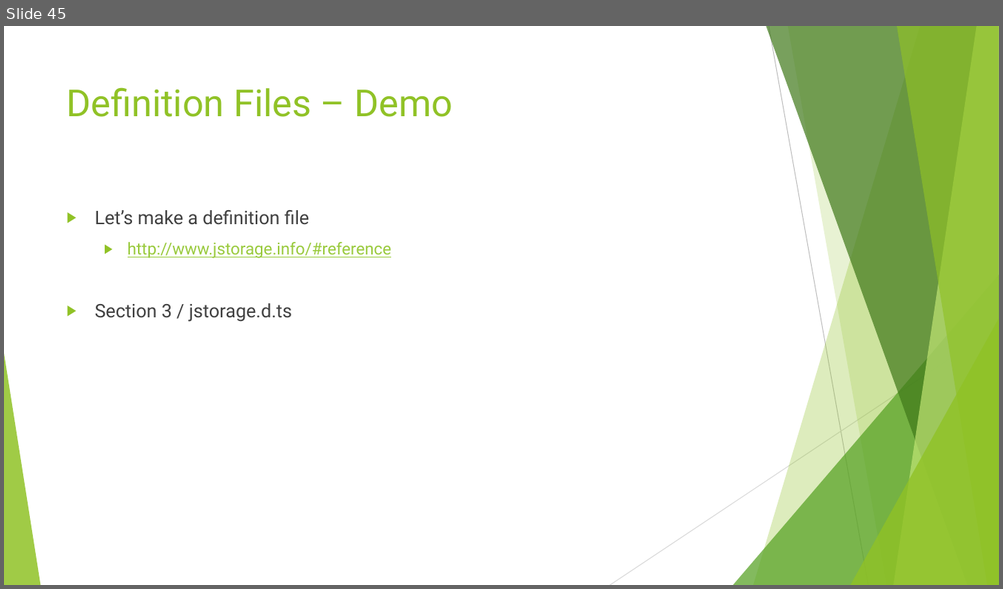
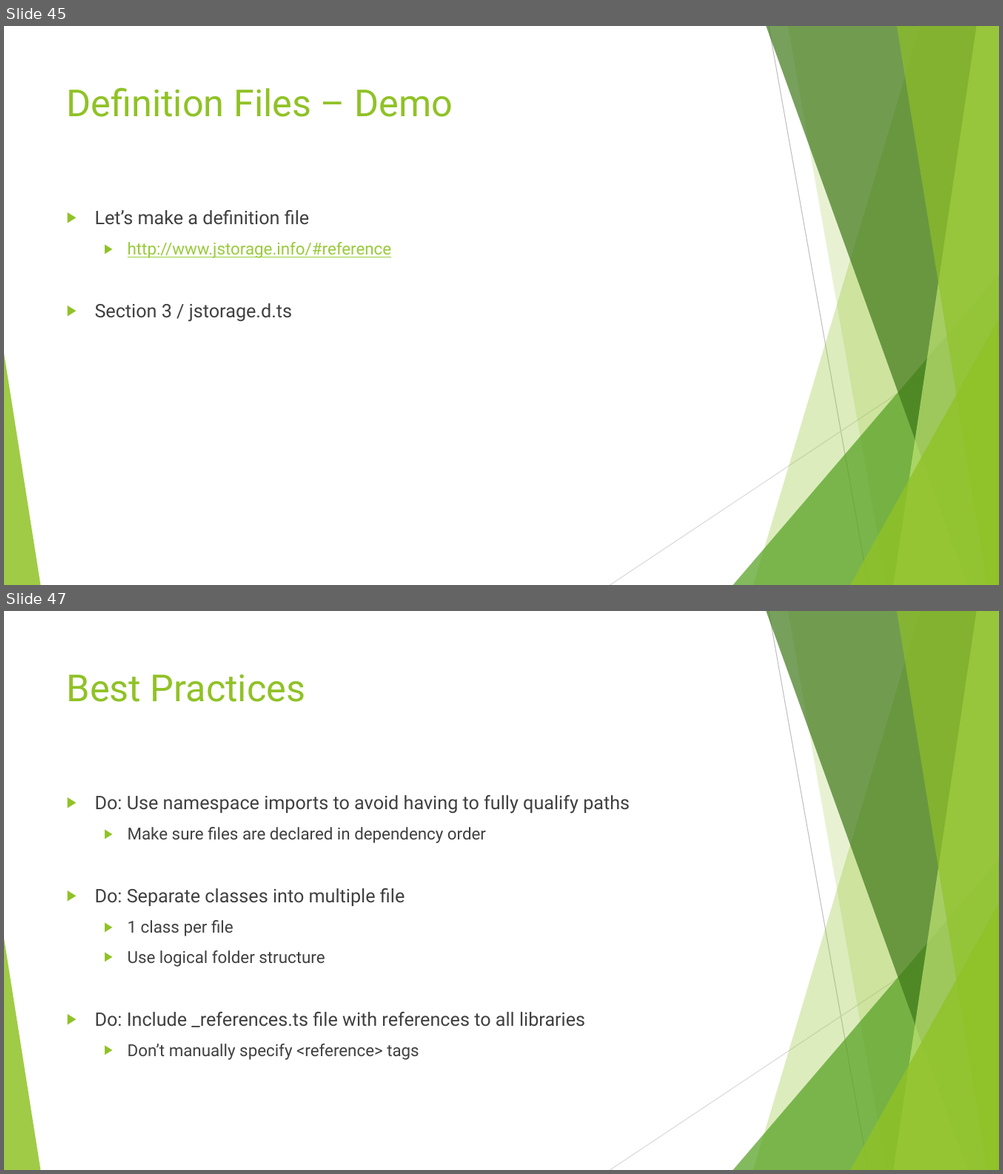
Before and after one commit to dflor003/typescript-fundamentals, a slide deck: Presentation/TypeScriptFundamentals.pptx. Shown one above the other, each under a label of ours: slide 45 before the commit, slides 45 and 47 after it; the slides between them are not shown. The pictures are 1003x589 and 1003x1174 pixels, drawn with LibreOffice and Linux fonts; fonts in the diff are those of the drawing. Boxes give left, top, right and bottom in pixels: in the first picture for what was removed or moved away, otherwise in the second. Text is boxed around its words. In the diff, an @@ line names an element or a change of style, - is before the commit and + after.

```diff
--- a/Presentation/TypeScriptFundamentals.pptx
+++ b/Presentation/TypeScriptFundamentals.pptx
@@ slide 47 added at [4,611,999,1170], background #FFFFFF; not listed: 10 template elements that a slide beside it also shows @@
@@ title added at [67,674,305,702], 36 pt, text #90C226 @@
+Best Practices
@@ text added at [95,795,629,1060], 18 pt, text #404040 @@
+▶ Do: Use namespace imports to avoid having to fully qualify paths
+  ▶ Make sure files are declared in dependency order
+▶ Do: Separate classes into multiple file
+  ▶ 1 class per file
+  ▶ Use logical folder structure
+▶ Do: Include _references.ts file with references to all libraries
+  ▶ Don’t manually specify <reference> tags
```
Also in this commit, not shown: 3 other slides added.
